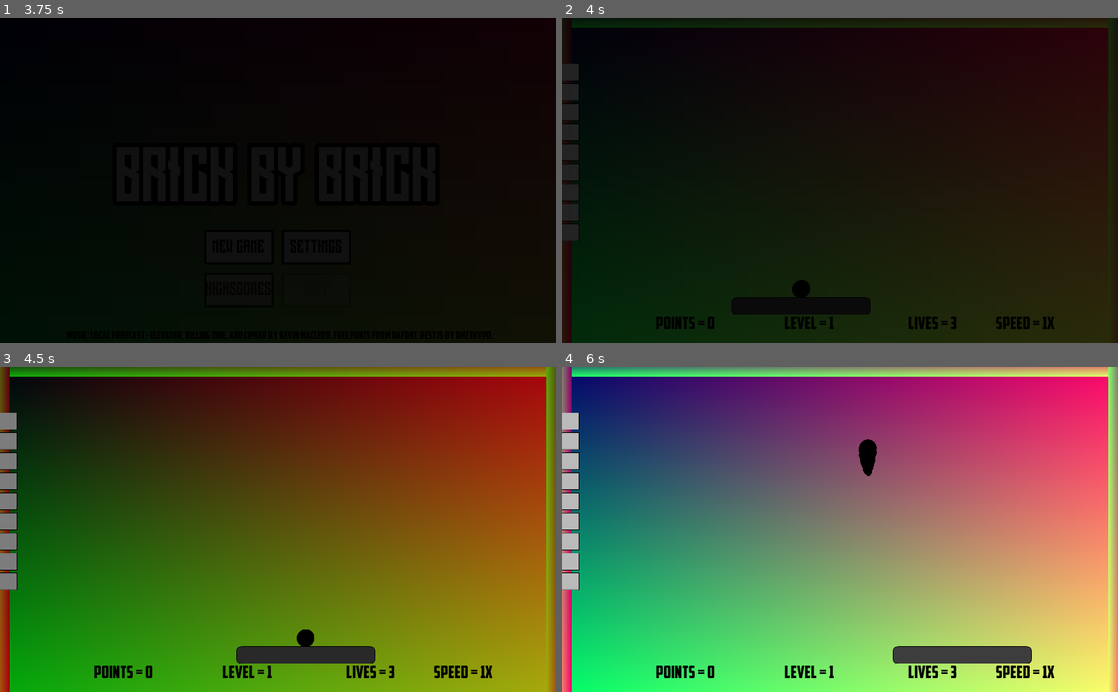
Above: before the commit, frames 1-4 (two rows, left to right).
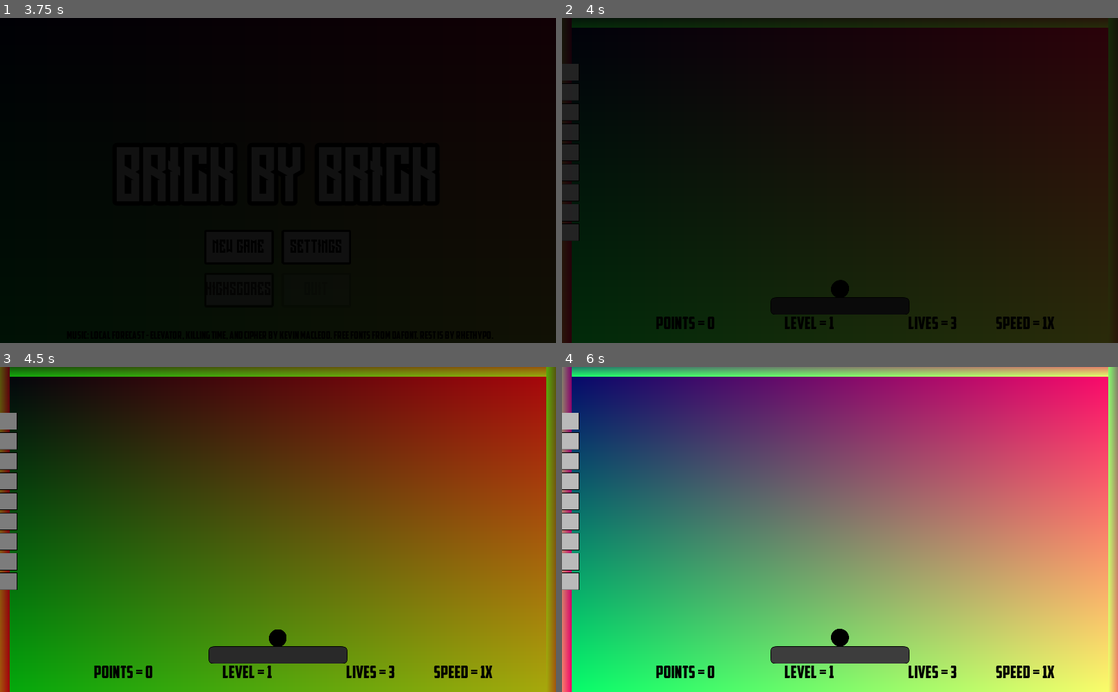
Above: after the commit, the same moments.

Repository: RhetHypo/BrickByBrickPolished
Game: Godot game, scene res://scenes/menus/MainTitle.tscn
Two runs of this game, one before a commit and one after it. Both use one fixed random seed, a clock stepped at 60 frames per second and the inputs below. Sound files missing from this copy of the repository are replaced by a short silence.
Inputs (mouse positions are in pixels of both pictures, inside the frame that each line leads up to):
- Up to frame 1 (3.75 s): move the mouse to (250, 245) at 0.52 s; hold A (A) 0.53-1.28 s; hold Up (ui_up) 0.53-2.03 s; tap D (D) at 0.8, 1.35 s; move the mouse to (444, 229) at 1.27 s; tap S (S) at 1.55 s; tap Enter at 2 s; move the mouse to (111, 131) at 2.02 s; hold Left (ui_left) 2.03-2.75 s; hold S (S) 2.03-2.75 s; tap W (W) at 2.3 s; click "NEW GAME" at 2.75 s; click "NEW GAME" at 3.5 s
- Up to frame 2 (4 s): no input
- Up to frame 3 (4.5 s): move the mouse to (305, 529) at 4.27 s; hold Left (ui_left) from 4.28 s (still down); tap W (W) at 4.35 s
- Up to frame 4 (6 s): click (867, 529) at 4.55 s; move the mouse to (756, 448) at 5.02 s; release Left (ui_left) at 5.03 s; hold Down (ui_down) 5.03-5.78 s; hold A (A) 5.03-5.78 s; click (756, 448) at 5.1 s; move the mouse to (962, 513) at 5.77 s; hold Right (ui_right) from 5.78 s (still down); tap A (A) at 5.85 s

Frame 1 is identical in both runs. In frame 2, 1.0% of the frame differs, in the area x 30-63%, y 80-92%; in frame 3, 0.8%; in frame 4, 2.8%, in the area x 37-85%, y 22-92%.
Error after the commit: Parse Error: Can't preload resource at path: res://scenes/entities/Ball.tscn (res://scenes/entities/Paddle.gd:12)

Commit message:
refined sticky behavior

Diff:
--- a/scenes/entities/Ball.gd
+++ b/scenes/entities/Ball.gd
@@ -3,14 +3,16 @@
 var x_speed = 0
 var y_speed = 0
 var current_speed = 500
-var temp_speed = 0
 var max_temp_speed = 2000
 var paddle_width = 512
 var temp_alive = false
 
 var angle_cap = 0.75
 var combo = 0
+
+#these need to persist between bounces
 var laser = false
+var temp_speed = 0
 
 onready var breakAudio = get_node("breakPlayer")
 onready var paddleAudio = get_node("paddlePlayer")
@@ -44,7 +46,7 @@
 			combo = 0
 		if body.isSticky:
 			self.temp_alive = true
-			body.newBall(self.global_position.x - body.global_position.x)
+			body.newBall(self)
 			self.call_deferred("queue_free")
 
 		self.apply_central_impulse(Vector2(current_speed * 2 * (self.position.x - body.position.x)/paddle_width,0))
--- a/scenes/entities/Ball.tscn
+++ b/scenes/entities/Ball.tscn
@@ -7,6 +7,7 @@
 [ext_resource path="res://audio/Bal.wav" type="AudioStream" id=5]
 [ext_resource path="res://audio/break.wav" type="AudioStream" id=6]
 [ext_resource path="res://audio/bonk.wav" type="AudioStream" id=7]
+[ext_resource path="res://images/blaster.png" type="Texture" id=8]
 
 [sub_resource type="PhysicsMaterial" id=1]
 friction = 0.0
@@ -21,7 +22,7 @@
 [node name="Ball" type="RigidBody2D" groups=[
 "Ball",
 ]]
-modulate = Color( 0, 0, 0, 1 )
+self_modulate = Color( 0, 0, 0, 1 )
 collision_mask = 0
 physics_material_override = SubResource( 1 )
 gravity_scale = 0.0
@@ -42,6 +43,7 @@
 shape = SubResource( 2 )
 
 [node name="CPUParticles2D" type="CPUParticles2D" parent="."]
+self_modulate = Color( 0, 0, 0, 1 )
 amount = 16
 speed_scale = 5.0
 local_coords = false
@@ -63,4 +65,11 @@
 [node name="wallPlayer" type="AudioStreamPlayer" parent="."]
 stream = ExtResource( 7 )
 pitch_scale = 2.0
+
+[node name="BlasterPivot" type="Node2D" parent="."]
+visible = false
+
+[node name="Blaster" type="Sprite" parent="BlasterPivot"]
+texture = ExtResource( 8 )
+offset = Vector2( 48, 0 )
 [connection signal="body_entered" from="." to="." method="_on_Ball_body_entered"]
--- a/scenes/entities/Paddle.gd
+++ b/scenes/entities/Paddle.gd
@@ -72,6 +72,8 @@
 				newBall.global_position = child.global_position
 				newBall.current_speed = get_parent().active_speed
 				newBall.linear_velocity.y = -get_parent().active_speed
+				newBall.laser = child.laser
+				newBall.temp_speed = child.temp_speed
 				newBall.apply_central_impulse(Vector2(get_parent().active_speed * 2 * (newBall.position.x - self.position.x)/paddle_width,0))
 				child.call_deferred("queue_free")
 				self.get_parent().add_child(newBall)
@@ -84,10 +86,12 @@
 	self.add_child(newBall)
 	ballsInPlay = 0
 
-func newBall(position):
+func newBall(ball):
 	var newBall = STARTBALL.instance()
-	newBall.position.x = position
+	newBall.position.x = ball.global_position.x - self.global_position.x
 	newBall.position.y = -64
+	newBall.laser = ball.laser
+	newBall.temp_speed = ball.temp_speed
 	self.add_child(newBall)
 
 func upgrade(upgrade = 1):
@@ -103,6 +107,16 @@
 				child.apply_central_impulse(Vector2(500,0))
 				self.get_parent().add_child(newBall)
 				ballsInPlay += 1
+		for child in get_children():
+			if child.is_in_group("Stuck"):
+				var newBall = STARTBALL.instance()
+				newBall.laser = child.laser
+				newBall.temp_speed = child.temp_speed
+				newBall.position.x = child.position.x - 20
+				newBall.position.y = child.position.y
+				child.position.x += 20
+				self.add_child(newBall)
+				ballsInPlay += 1
 	elif upgrade == 2:
 		print(2)
 		self.isSticky = true
--- /dev/null
+++ b/scenes/entities/StartBall.gd
@@ -0,0 +1,4 @@
+extends Sprite
+
+var laser = false
+var temp_speed = 0
--- a/scenes/entities/StartBall.tscn
+++ b/scenes/entities/StartBall.tscn
@@ -1,8 +1,9 @@
-[gd_scene load_steps=4 format=2]
+[gd_scene load_steps=5 format=2]
 
 [ext_resource path="res://images/ball.png" type="Texture" id=1]
-[ext_resource path="res://images/trail.png" type="Texture" id=2]
-[ext_resource path="res://images/oddStuff/Ball.tres" type="Curve" id=3]
+[ext_resource path="res://scenes/entities/StartBall.gd" type="Script" id=2]
+[ext_resource path="res://images/trail.png" type="Texture" id=3]
+[ext_resource path="res://images/oddStuff/Ball.tres" type="Curve" id=4]
 
 [node name="StartBall" type="Sprite" groups=[
 "Stuck",
@@ -10,12 +11,13 @@
 modulate = Color( 0, 0, 0, 1 )
 position = Vector2( 0, -64 )
 texture = ExtResource( 1 )
+script = ExtResource( 2 )
 
 [node name="CPUParticles2D" type="CPUParticles2D" parent="."]
 amount = 16
 speed_scale = 5.0
-texture = ExtResource( 2 )
+texture = ExtResource( 3 )
 emission_shape = 1
 emission_sphere_radius = 3.0
 gravity = Vector2( 0, 0 )
-scale_amount_curve = ExtResource( 3 )
+scale_amount_curve = ExtResource( 4 )
--- a/scenes/levels/Gamefield.gd
+++ b/scenes/levels/Gamefield.gd
@@ -139,14 +139,10 @@
 		if child.is_in_group("Ball"):
 			update_speed_label(child.linear_velocity.length())
 	var complete = true
-	print("is complete?")
 	for child in self.get_children():
 		if child.is_in_group("Brick") and child.get_node_or_null("Brick") != null:
 			complete = false
-			print("no")
-			print(child.name)
 	if complete:
-		print("yes")
 		level += 1
 		update_level(level)
 		generate_bricks()
@@ -190,7 +186,6 @@
 	speed_label.text = "Speed = " + str(stepify(ball_speed/def_speed,0.1)) + "x"
 
 func _on_CompleteCheck_timeout():
-	print("checking level")
 	level_check()
 
 func pause_game():
Not shown: 1 places in scenes/entities/Ball.tscn that only renumber resources
